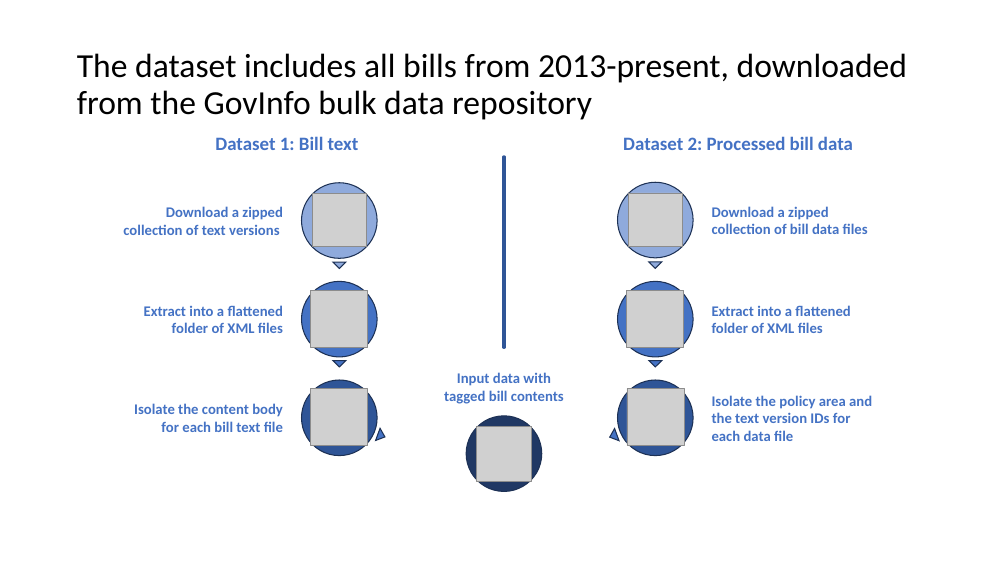
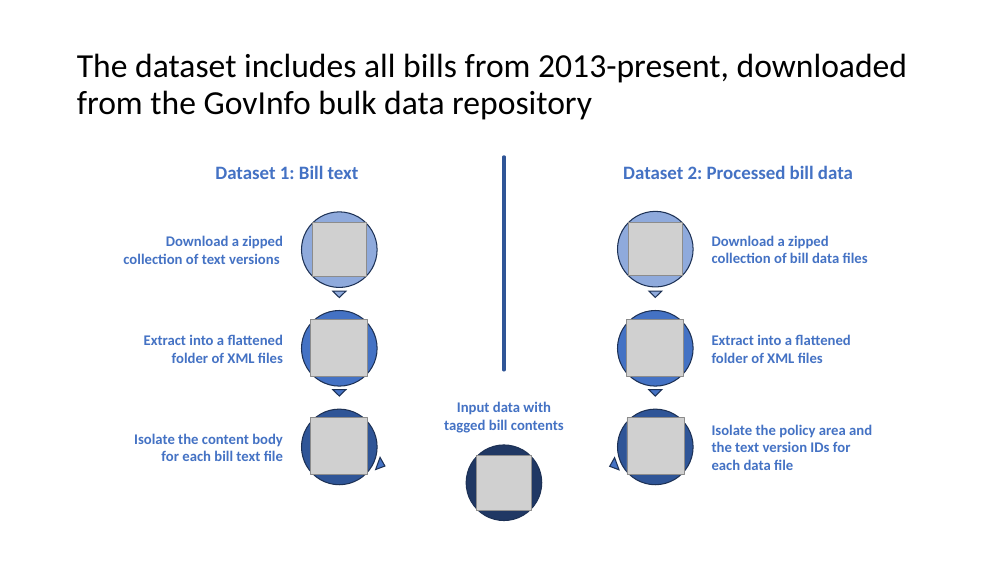
Before and after one commit to jbugli-NJ/FinalProject-Group3, a slide deck: slide 5 of Final-Group-Presentation/Final-Group-Presentation.pptx (slide 4 before the commit). Drawn at 1008x567 pixels with LibreOffice and Linux fonts; fonts in the diff are those of the drawing; grey boxes stand for pictures. Boxes give left, top, right and bottom in pixels: in the first picture for what was removed or moved away, otherwise in the second. Text is boxed around its words. In the diff, an @@ line names an element or a change of style, - is before the commit and + after.

```diff
--- a/Final-Group-Presentation/Final-Group-Presentation.pptx
+++ b/Final-Group-Presentation/Final-Group-Presentation.pptx
@@ line moved from (504, 157) - (504, 347) to (504, 157) - (504, 370) @@
@@ 9 texts, 7 pictures, 7 ellipses, 6 triangles: place and size @@
-9 texts, 7 pictures, 7 ellipses, 6 triangles at <box>123,136,872,492</box>
+9 texts, 7 pictures, 7 ellipses, 6 triangles at <box>123,165,872,521</box>
```
Also in this commit, not shown: 1 slide added.
